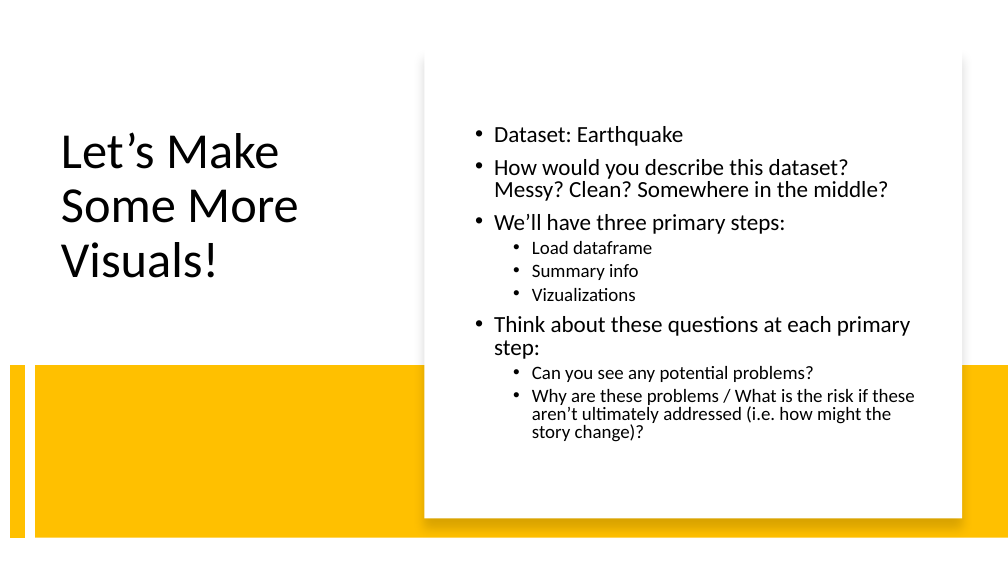
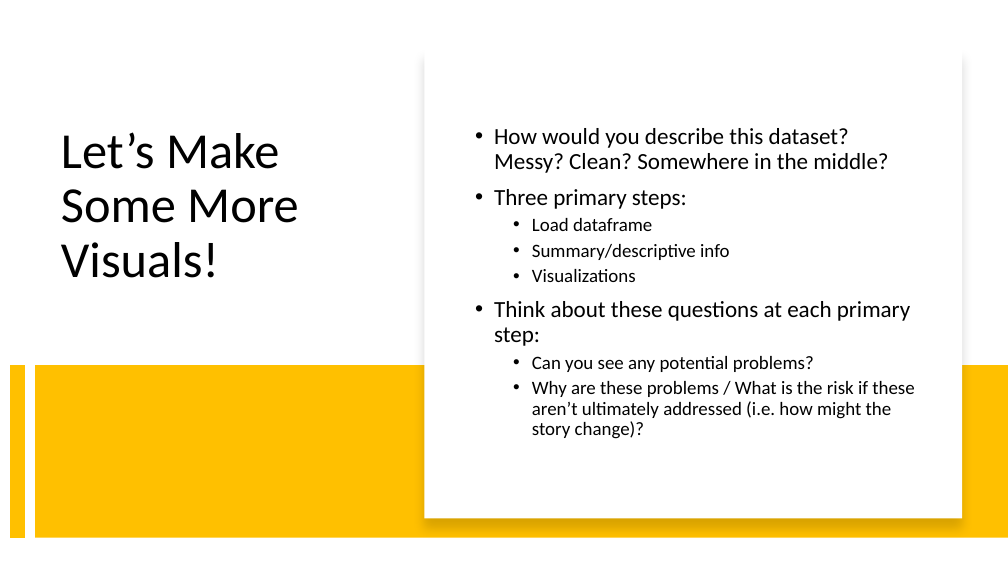
Before and after one commit to likeawednesday/TechCamp_DataViz, a slide deck: slide 19 of DVUP.pptx (slide 17 before the commit). Drawn at 1008x567 pixels with LibreOffice and Linux fonts; fonts in the diff are those of the drawing. Boxes give left, top, right and bottom in pixels: in the first picture for what was removed or moved away, otherwise in the second. Text is boxed around its words. In the diff, an @@ line names an element or a change of style, - is before the commit and + after.

```diff
--- a/DVUP.pptx
+++ b/DVUP.pptx
@@ text at box(494, 126, 683, 146): paragraph removed @@
-• Dataset: Earthquake
@@ text at box(494, 128, 914, 439): line spacing 0.8 to 0.9 @@
@@ text at box(494, 189, 687, 209): text changed @@
-• We’ll have three primary steps:
+• Three primary steps:
@@ text at box(532, 244, 729, 282): text changed @@
-  • Summary info
-  • Vizualizations
+  • Summary/descriptive info
+  • Visualizations
```
Also in this commit, not shown: 5 other slides changed, 15 slides added.
